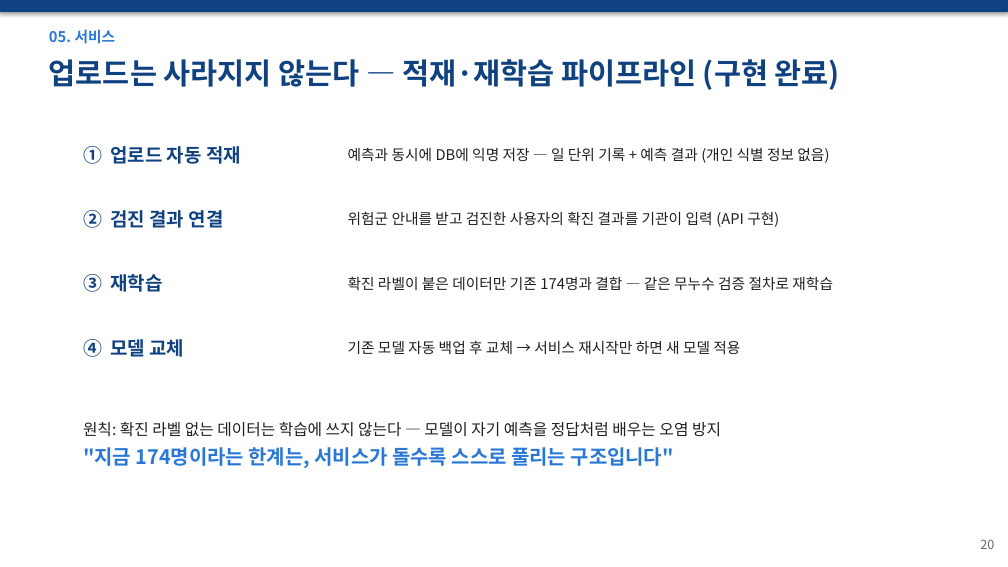
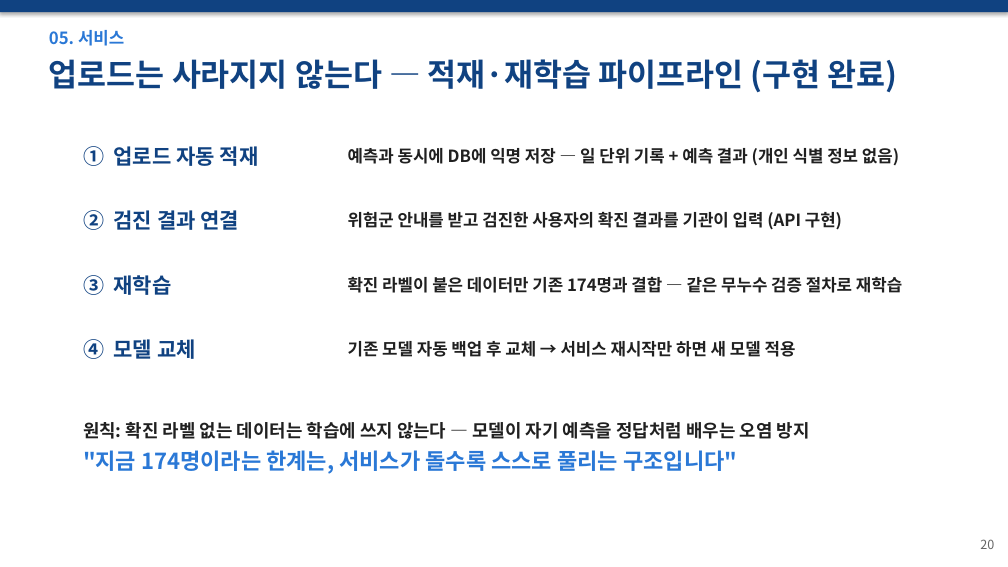
Before and after one commit to wpalswpa/dementia-screening, a slide deck: slide 20 of 발표자료_최종본_v2.pptx. Drawn at 1008x567 pixels with LibreOffice and Linux fonts; fonts in the diff are those of the drawing. Boxes give left, top, right and bottom in pixels: in the first picture for what was removed or moved away, otherwise in the second. Text is boxed around its words. In the diff, an @@ line names an element or a change of style, - is before the commit and + after.

```diff
--- a/발표자료_최종본_v2.pptx
+++ b/발표자료_최종본_v2.pptx
@@ text "05. 서비스" at <box>49,30,124,46</box>: size 14 to 16 pt @@
@@ text "업로드는 사라지지 않는다 — 적재·재학습 ..." at <box>49,59,898,93</box>: size 28 to 30 pt @@
@@ size 18 to 20 pt in 4 elements at <box>83,146,259,166</box>, <box>83,210,240,230</box>, <box>83,275,172,295</box>, <box>83,339,196,359</box> @@
@@ size 14 to 16 pt, bold on in 4 elements at <box>348,148,899,166</box>, <box>348,212,842,230</box>, <box>348,277,902,293</box>, <box>348,341,796,357</box> @@
@@ text "원칙: 확진 라벨 없는 데이터는 ..." at <box>83,422,810,474</box>: size 15 to 17 pt, bold on in "원칙: 확진 라벨 없는 데이터는 학습에 쓰지 ..."; size 19 to 21 pt in ""지금 174명이라는 한계는, 서비스가 돌수록 스스로 풀리는 ..." @@
```
Also in this commit, not shown: 22 other slides changed.
